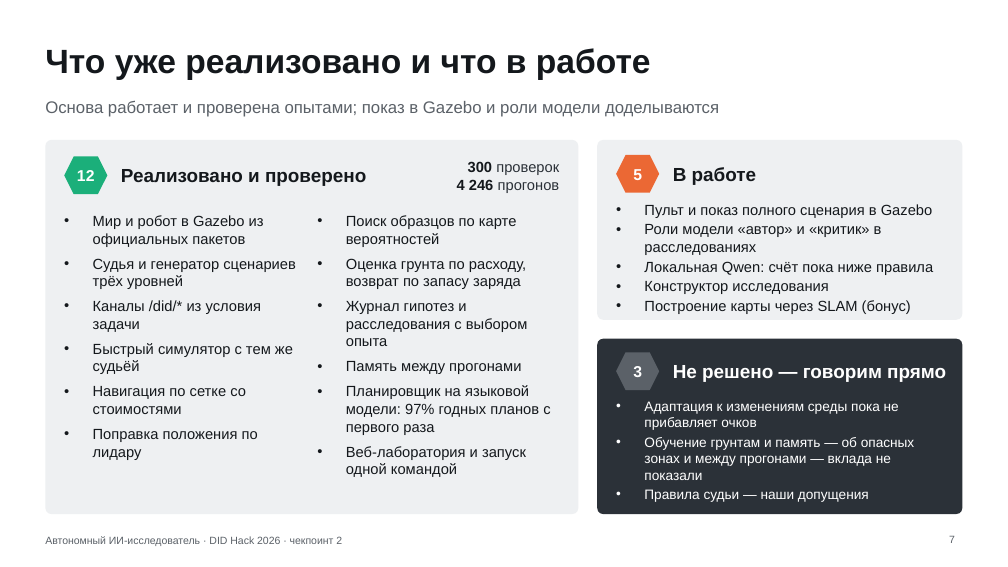
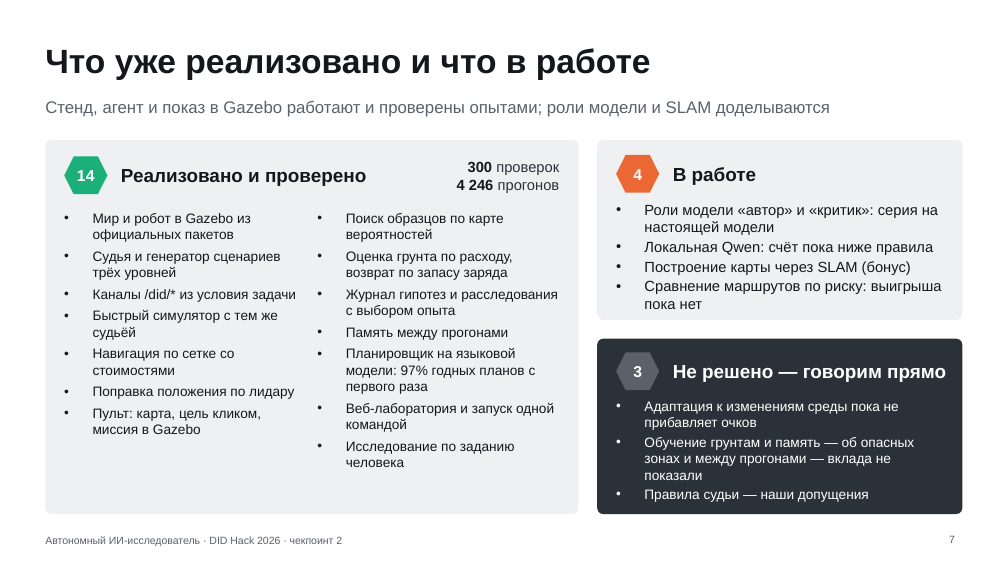
Before and after one commit to Mput13/did-hack, a slide deck: slide 7 of presentation/checkpoint2.pptx. Drawn at 1008x567 pixels with LibreOffice and Linux fonts; fonts in the diff are those of the drawing. Boxes give left, top, right and bottom in pixels: in the first picture for what was removed or moved away, otherwise in the second. Text is boxed around its words. In the diff, an @@ line names an element or a change of style, - is before the commit and + after.

```diff
--- a/presentation/checkpoint2.pptx
+++ b/presentation/checkpoint2.pptx
@@ text at [45, 101, 830, 117]: text changed @@
-Основа работает и проверена опытами; показ в Gazebo и роли модели доделываются
+Стенд, агент и показ в Gazebo работают и проверены опытами; роли модели и SLAM доделываются
@@ text in hexagon at [77, 170, 95, 181]: text changed @@
-12
+14
@@ text in hexagon at [633, 169, 642, 180]: text changed @@
-5
+4
@@ text at [644, 205, 938, 235]: text changed @@
-• Пульт и показ полного сценария в Gazebo
-• Роли модели «автор» и «критик» в расследованиях
+• Роли модели «автор» и «критик»: серия на настоящей модели
@@ text at [93, 213, 296, 399]: size 14 to 13 pt in "Мир и робот в Gazebo из официальных ...", "Судья и генератор сценариев трёх уровней", "Каналы /did/* из условия задачи", "Быстрый симулятор с тем же судьёй" and 2 more places; less space between paragraphs @@
@@ text at [346, 213, 558, 432]: size 14 to 13 pt in "Поиск образцов по карте вероятностей", "Оценка грунта по расходу, возврат по запасу ...", "Журнал гипотез и расследования с выбором опыта", "Память между прогонами" and 2 more places; less space between paragraphs @@
@@ text at [644, 281, 828, 294]: paragraph removed @@
-• Конструктор исследования
@@ text at [644, 280, 942, 309]: paragraph added @@
+• Сравнение маршрутов по риску: выигрыша пока нет
@@ text at [93, 408, 261, 434]: paragraph added @@
+• Пульт: карта, цель кликом, миссия в Gazebo
@@ text at [346, 441, 515, 467]: paragraph added @@
+• Исследование по заданию человека
```
Also in this commit, not shown: 3 other slides changed, 17 other files.
